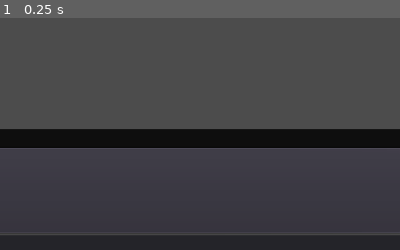
Above: before the commit, frame 1.
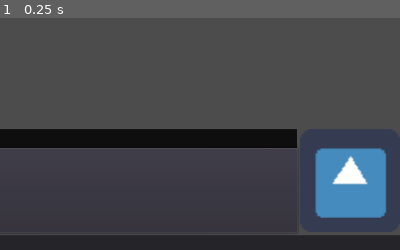
Above: after the commit, the same moment.

Repository: Zylann/godot_texture_generator
Game: Godot game, scene res://main.tscn
Same seed, same stepped clock (60 frames per second), same inputs: the game is played once before the commit and once after it. The engine's default icon, where the game draws it, is replaced by a stand-in: a white triangle on a blue panel in a dark square.
Inputs:
- Up to frame 1 (0.25 s): no input
The pictures show only the part of the screen within x 50-100%, y 50-100%; the shares and areas given below are measured in that part.

The runs differ from the first frame. In frame 1, 7.5% of the frame differs, in the area x 74-100%, y 47-93%.

Commit message:
First compiling shaders, added preview

Diff:
--- a/compiler.gd
+++ b/compiler.gd
@@ -1,10 +1,29 @@
 
 const NodeDefs = preload("./node_defs.gd")
+
+#const CONTEXT_BINOP = 1
+
+const _scalar_type_dimension = {
+	"float": 1,
+	"vec2": 2,
+	"vec3": 3,
+	"vec4": 4
+}
+
+const _scalar_type_members = "xyzw"
 
 
 class Expr:
 	var code = ""
 	var type = ""
+	#var composite = true
+
+	func duplicate():
+		var e = get_script().new()
+		e.code = code
+		e.type = type
+		#e.composite = composite
+		return e
 
 
 var _graph = null
@@ -39,12 +58,13 @@
 
 	for node in parse_list:
 
-		var type = NodeDefs.get_type_by_name(node.data.type)
+		var node_type_name = node.data.type
+		var node_type = NodeDefs.get_type_by_name(node_type_name)
 		#var code = CodeGen.new(node.id, len(type.outputs) if type.has("outputs") else 1)
 
 		var expressions = null
 
-		match node.data.type:
+		match node_type_name:
 
 			"TextureCoordinates":
 				var e = Expr.new()
@@ -53,12 +73,13 @@
 				expressions = [e]
 
 			"Multiply":
-				var a_exp = _get_input_expression(node, 0)
-				var b_exp = _get_input_expression(node, 1)
+				var a_exp = _get_input_expression_or_default(node, 0, "float")
+				var b_exp = _get_input_expression_or_default(node, 1, "float")
+				var ie = _autocast_pair(a_exp, b_exp)
 				var e = Expr.new()
-				# TODO Type conversions
-				e.code = str("(", a_exp.code, ") * (", b_exp.code, ")")
-				e.type = a_exp.type
+				e.code = str("(", ie[0].code, ") * (", ie[1].code, ")")
+				e.type = ie[0].type
+				print(e.type)
 				expressions = [e]
 
 			"GaussianBlur":
@@ -67,14 +88,15 @@
 				expressions = ["TEXTURE"]
 
 			"Output":
-				var a_exp = _get_input_expression(node, 0)
+				var a_exp = _get_input_expression_or_default(node, 0, "vec4")
 				# TODO mark final
-				_statements.append(str("COLOR = ", a_exp.code, ";"))
+				var e = _autocast(a_exp, "vec4") #node_type.inputs[0].type
+				_statements.append(str("COLOR = ", e.code, ";"))
 
 			"Texture":
 				# TODO Not correct
 				var tex_exp = _get_input_expression(node, 0)
-				var uv_exp = _get_input_expression(node, 1)
+				var uv_exp = _get_input_expression_or_default(node, 1, "vec2")
 				var e = Expr.new()
 				e.code = str("texture(", tex_exp.code, ", ", uv_exp.code, ")")
 				e.type = "vec4"
@@ -95,22 +117,90 @@
 		_expressions[node.id] = expressions
 
 
+func _get_input_default_expression(node, input_index, data_type):
+	# TODO Handle slot values
+	var node_type = NodeDefs.get_type_by_name(node.data.type)
+	var input_def = node_type.inputs[input_index]
+	var v = input_def.default
+	var e = Expr.new()
+	if data_type == "float":
+		# TODO Not pretty
+		e.code = "1.0" if int(v) == 1 else "0.0"
+	elif data_type == "vec4" and v == 0:
+		e.code = "vec4(0.0, 0.0, 0.0, 1.0)"
+	else:
+		e.code = str(data_type, "(", v, ")")
+	e.type = data_type
+	return e
+
+
 func _get_input_expression(node, input_index):
 	if len(node.inputs[input_index]) != 1:
-		# That input is not connected, use value
-		# TODO Handle slot values
-		var type = NodeDefs.get_type_by_name(node.data.type)
-		var input_def = type.inputs[input_index]
-		var v = input_def.default
-		var e = Expr.new()
-		e.code = str(v)
-		e.type = input_def.type
-		return e
+		return null
 	else:
 		var arc = _graph.get_arc(node.inputs[input_index][0])
 		# TODO Have a flag to know if parenthesis are needed
 		var prev_outputs = _expressions[arc.from_id]
 		return prev_outputs[arc.from_slot]
+
+
+func _get_input_expression_or_default(node, input_index, data_type):
+	var e = _get_input_expression(node, input_index)
+	if e == null:
+		e = _get_input_default_expression(node, input_index, data_type)
+	return e
+
+
+func _autocast_pair(e1, e2, context=-1):
+
+	if e1.type == e2.type:
+		return [e1, e2]
+
+	var e1_dim = _scalar_type_dimension[e1.type]
+	var e2_dim = _scalar_type_dimension[e2.type]
+
+#	if context == CONTEXT_BINOP and (e1_dim == 1 or e2_dim == 1):
+#		return [e1, e2]
+
+	# The type of larger dimension wins
+	if e1_dim < e2_dim:
+		e1 = _autocast(e1, e2.type)
+	else:
+		e2 = _autocast(e2, e1.type)
+
+	return [e1, e2]
+
+
+func _autocast(e, dst_type):
+
+	if e.type == dst_type:
+		return e
+
+	e = e.duplicate()
+	# TODO If an expression isn't primitive, store in a var to avoid repeating it
+
+	var src_dim = _scalar_type_dimension[e.type]
+	var dst_dim = _scalar_type_dimension[dst_type]
+
+	if src_dim < dst_dim:
+		if dst_dim < 4:
+			e.code = str(dst_type, "(", e.code, ")")
+		else:
+			# TODO Only do this upon color context?
+			# Alpha to 1.0 for color use cases
+			match src_dim:
+				1:
+					e.code = str(dst_type, "(", e.code, ", 0.0, 0.0, 1.0)")
+				2:
+					e.code = str(dst_type, "(", e.code, ", 0.0, 1.0)")
+				3:
+					e.code = str(dst_type, "(", e.code, ", 1.0)")
+	else:
+		var s = _scalar_type_members.substr(0, dst_dim)
+		e.code = str("(", e.code, ").", s)
+
+	e.type = dst_type
+	return e
 
 
 func _get_full_code():
--- a/main.gd
+++ b/main.gd
@@ -7,7 +7,8 @@
 const CodeFont = preload("./fonts/hack_regular.tres")
 
 onready var _graph_view = get_node("VBoxContainer/MainView/GraphView")
-onready var _codes_tab_container = get_node("VBoxContainer/MainView/CodeView/TabContainer")
+onready var _codes_tab_container = get_node("VBoxContainer/MainView/BottomPanel/CodeView/TabContainer")
+onready var _preview = get_node("VBoxContainer/MainView/BottomPanel/Preview")
 
 
 func _ready():
@@ -98,5 +99,12 @@
 		ed.syntax_highlighting = true
 		ed.add_font_override("font", CodeFont)
 		ed.name = key
-		ed.text = res[key]
+		var code = res[key]
+		ed.text = code
 		_codes_tab_container.add_child(ed)
+
+		var shader = Shader.new()
+		shader.code = code
+		var mat = ShaderMaterial.new()
+		mat.shader = shader
+		_preview.material = mat
--- a/main.tscn
+++ b/main.tscn
@@ -1,7 +1,8 @@
-[gd_scene load_steps=3 format=2]
+[gd_scene load_steps=4 format=2]
 
 [ext_resource path="res://main.gd" type="Script" id=1]
 [ext_resource path="res://graph_view.tscn" type="PackedScene" id=2]
+[ext_resource path="res://icon.png" type="Texture" id=3]
 
 [node name="Main" type="Control"]
 anchor_right = 1.0
@@ -38,16 +39,30 @@
 margin_right = 1024.0
 margin_bottom = 400.0
 
-[node name="CodeView" type="ColorRect" parent="VBoxContainer/MainView"]
+[node name="BottomPanel" type="HBoxContainer" parent="VBoxContainer/MainView"]
 margin_top = 412.0
 margin_right = 1024.0
 margin_bottom = 544.0
+
+[node name="CodeView" type="ColorRect" parent="VBoxContainer/MainView/BottomPanel"]
+editor/display_folded = true
+margin_right = 892.0
+margin_bottom = 132.0
+size_flags_horizontal = 3
 color = Color( 0, 0, 0, 0.815686 )
 
-[node name="TabContainer" type="TabContainer" parent="VBoxContainer/MainView/CodeView"]
+[node name="TabContainer" type="TabContainer" parent="VBoxContainer/MainView/BottomPanel/CodeView"]
 anchor_right = 1.0
 anchor_bottom = 1.0
 tab_align = 0
+
+[node name="Preview" type="TextureRect" parent="VBoxContainer/MainView/BottomPanel"]
+margin_left = 896.0
+margin_right = 1024.0
+margin_bottom = 132.0
+rect_min_size = Vector2( 128, 0 )
+texture = ExtResource( 3 )
+expand = true
 
 [node name="StatusBar" type="Panel" parent="VBoxContainer"]
 margin_top = 576.0
